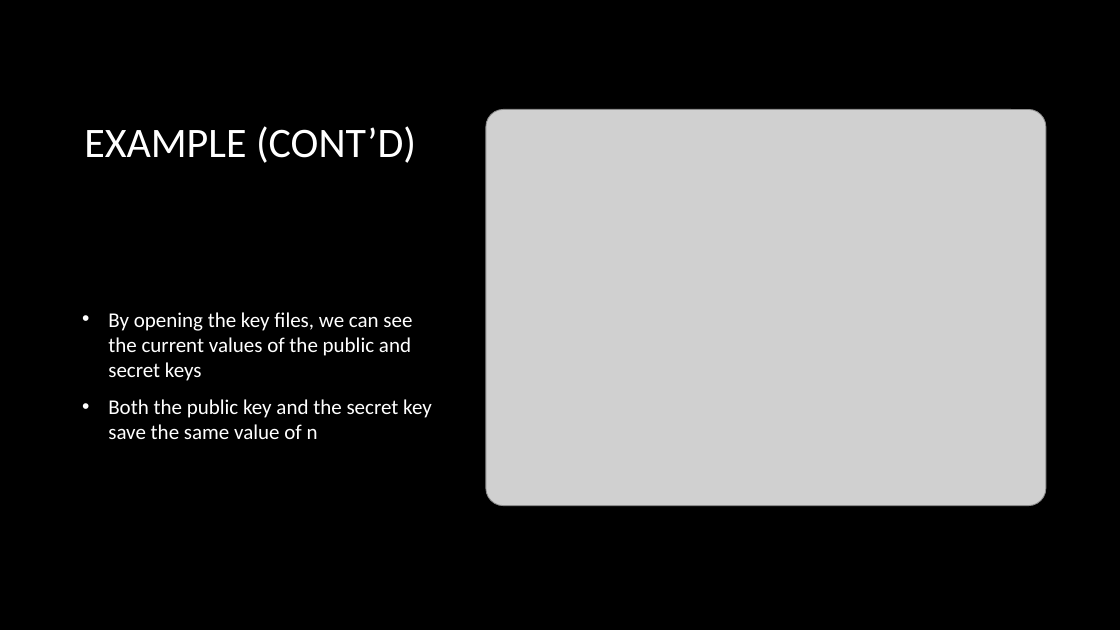
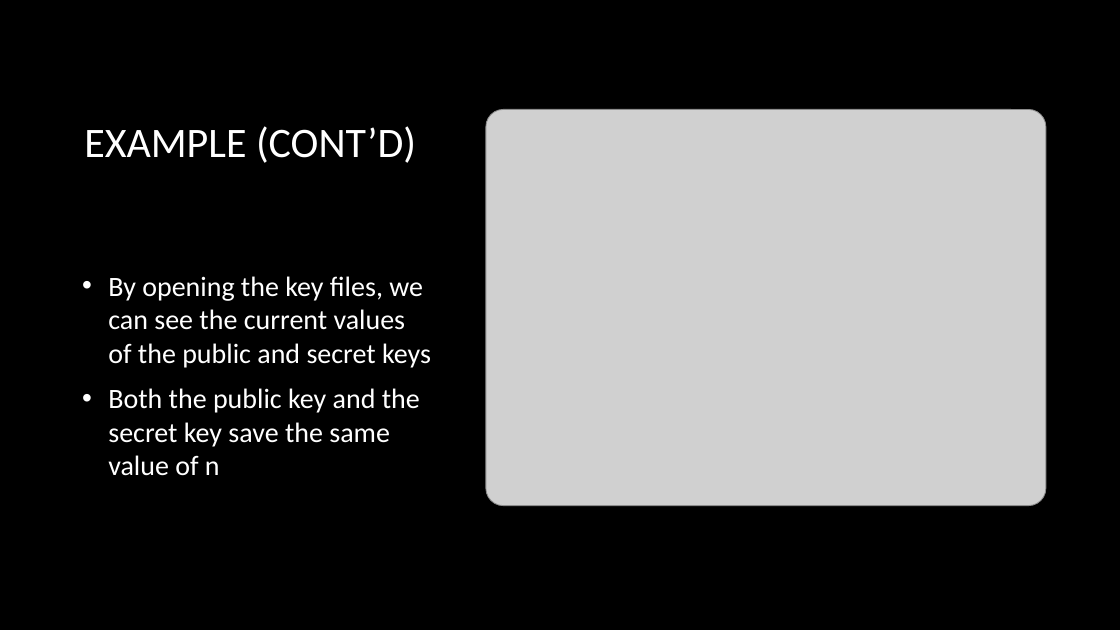
Before and after one commit to Deravadom/PostQuantumComputation, a slide deck: slide 12 of rsa/pres/rsa_presentation.pptx. Drawn at 1120x630 pixels with LibreOffice and Linux fonts; fonts in the diff are those of the drawing; grey boxes stand for pictures; background and template pictures are left out. Boxes give left, top, right and bottom in pixels: in the first picture for what was removed or moved away, otherwise in the second. Text is boxed around its words. In the diff, an @@ line names an element or a change of style, - is before the commit and + after.

```diff
--- a/rsa/pres/rsa_presentation.pptx
+++ b/rsa/pres/rsa_presentation.pptx
@@ text "By opening the key files, ..." at (108,276,431,476): size 18 to 24 pt @@
```
Also in this commit, not shown: 7 other slides changed, 4 other files.
